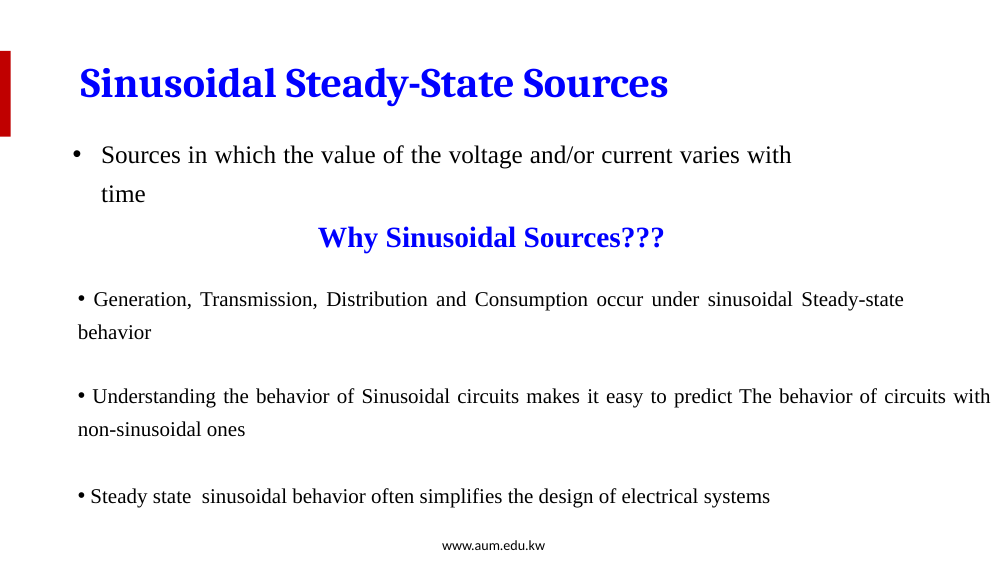
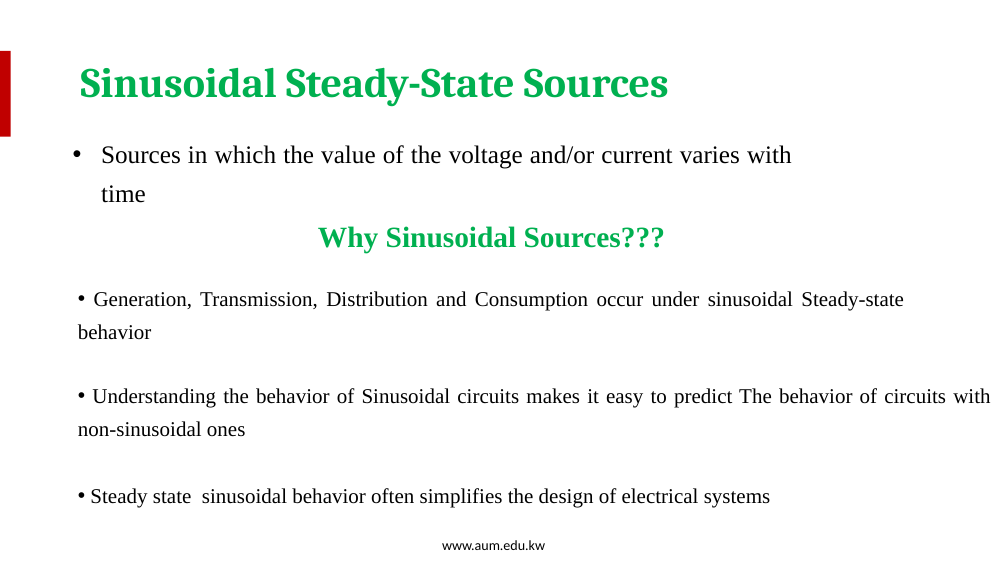
Before and after one commit to salmanrazzaq1993/AUM-WORK, a slide deck: slide 4 of PP WORK/Instructor Version/Week 11/Week 11 Lecture 1 - Sinusoidal Steady State.pptx. Drawn at 1008x567 pixels with LibreOffice and Linux fonts; fonts in the diff are those of the drawing; background and template pictures are left out. Boxes give left, top, right and bottom in pixels: in the first picture for what was removed or moved away, otherwise in the second. Text is boxed around its words. In the diff, an @@ line names an element or a change of style, - is before the commit and + after.

```diff
--- a/PP WORK/Instructor Version/Week 11/Week 11 Lecture 1 - Sinusoidal Steady State.pptx
+++ b/PP WORK/Instructor Version/Week 11/Week 11 Lecture 1 - Sinusoidal Steady State.pptx
@@ text "Sinusoidal Steady-State Sources" at box(81, 67, 669, 107): text colour #0000FF to #00B050 @@
@@ text "Why Sinusoidal Sources???" at box(318, 226, 665, 253): text colour #0000FF to #00B050 @@
```
Also in this commit, not shown: 14 other slides changed, 1 slide added.
